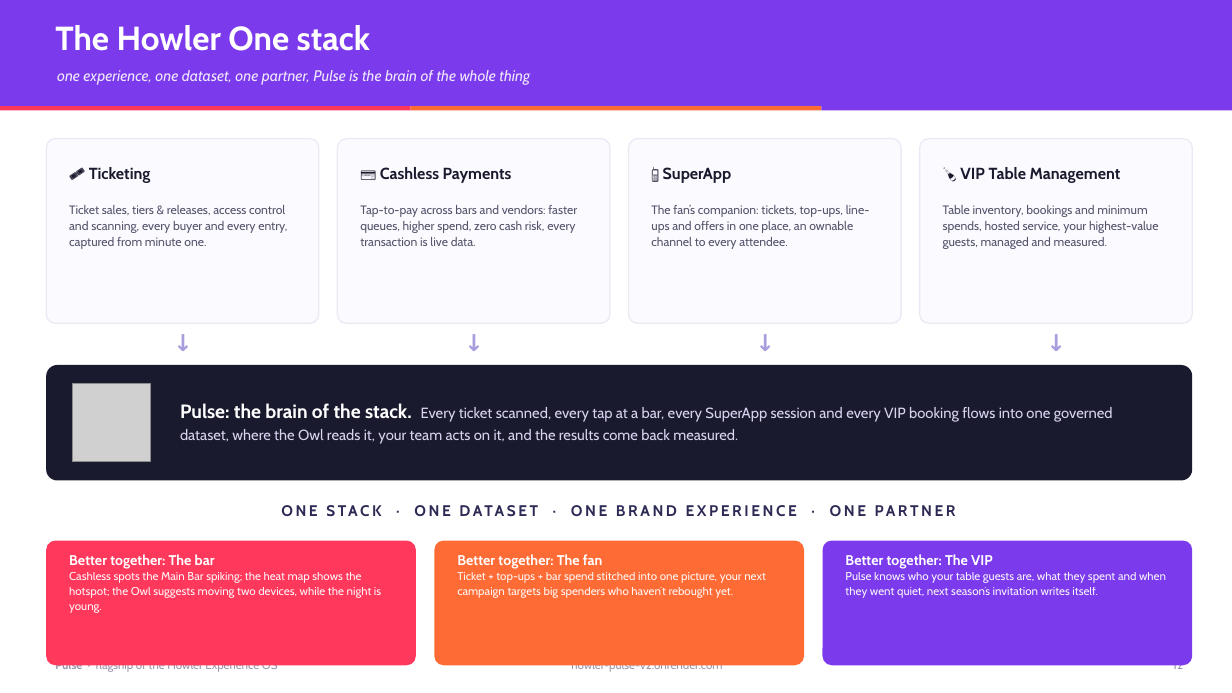
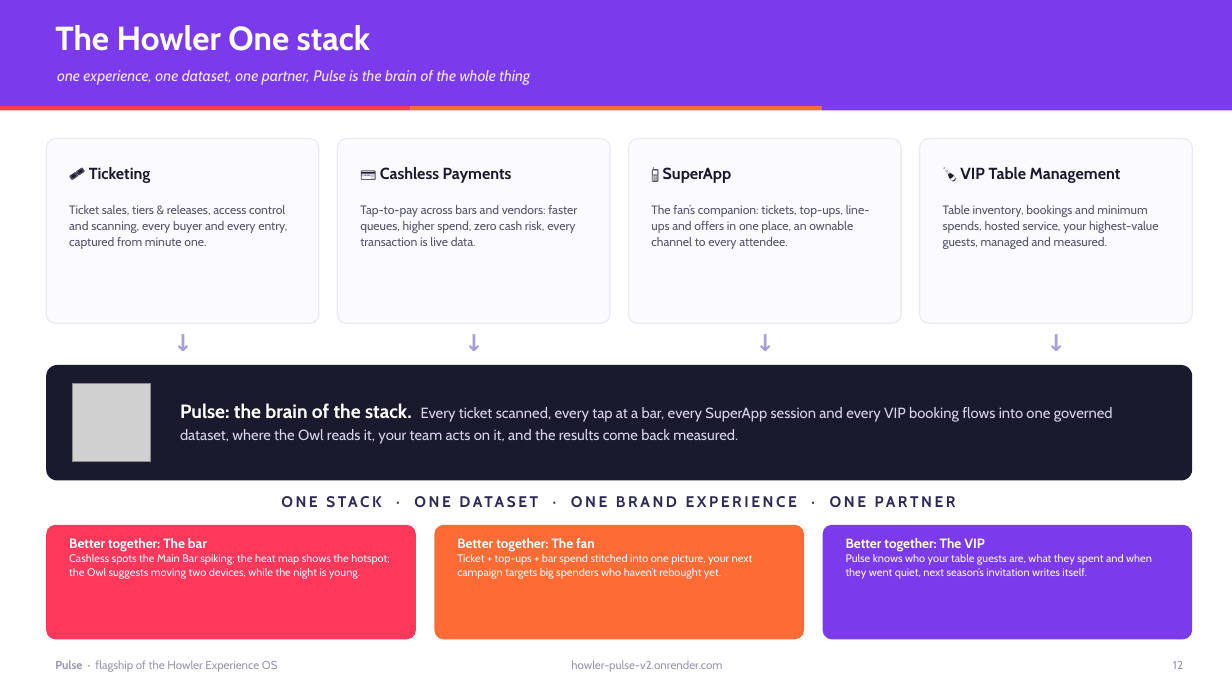
Before and after one commit to Shai-Xai/Shai-looker2, a slide deck: slide 12 of docs/sales-collateral/Pulse-Sales-Deck.pptx. Drawn at 1232x693 pixels with LibreOffice and Linux fonts; fonts in the diff are those of the drawing; grey boxes stand for pictures. Boxes give left, top, right and bottom in pixels: in the first picture for what was removed or moved away, otherwise in the second. Text is boxed around its words. In the diff, an @@ line names an element or a change of style, - is before the commit and + after.

```diff
--- a/docs/sales-collateral/Pulse-Sales-Deck.pptx
+++ b/docs/sales-collateral/Pulse-Sales-Deck.pptx
@@ text "ONE STACK · ONE DATASET ...": place and size @@
-text "ONE STACK · ONE DATASET ..." at (46,492,1192,529)
+text "ONE STACK · ONE DATASET ..." at (46,484,1192,519)
@@ rounded rectangle: place and size @@
-rounded rectangle at (46,541,416,665)
+rounded rectangle at (46,525,416,640)
@@ text "Better together: The bar Cashless ...": place and size @@
-text "Better together: The bar Cashless ..." at (69,554,381,613)
+text "Better together: The bar Cashless ..." at (69,538,390,579)
@@ text "Better together: The bar Cashless ..." at (69,538,390,579): size 11 to 10.5 pt in "Better together: The bar"; size 9 to 8.6 pt in "Cashless spots the Main Bar spiking; the ..."; line spacing 11.5pt to 10.8pt @@
@@ rounded rectangle: place and size @@
-rounded rectangle at (434,541,804,665)
+rounded rectangle at (434,525,804,640)
@@ text "Better together: The fan Ticket ...": place and size @@
-text "Better together: The fan Ticket ..." at (457,554,766,598)
+text "Better together: The fan Ticket ..." at (457,538,753,579)
@@ text "Better together: The fan Ticket ..." at (457,538,753,579): size 11 to 10.5 pt in "Better together: The fan"; size 9 to 8.6 pt in "Ticket + top-ups + bar spend stitched ..."; line spacing 11.5pt to 10.8pt @@
@@ proportions changed in 3 elements at (46,525,416,640), (434,525,804,640), (823,525,1192,640) @@
@@ rounded rectangle: place and size @@
-rounded rectangle at (823,541,1192,665)
+rounded rectangle at (823,525,1192,640)
@@ text "Better together: The VIP Pulse ...": place and size @@
-text "Better together: The VIP Pulse ..." at (845,554,1166,598)
+text "Better together: The VIP Pulse ..." at (846,538,1152,579)
@@ text "Better together: The VIP Pulse ..." at (846,538,1152,579): size 11 to 10.5 pt in "Better together: The VIP"; size 9 to 8.6 pt in "Pulse knows who your table guests are, ..."; line spacing 11.5pt to 10.8pt @@
```
Also in this commit, not shown: 2 other slides changed, 1 other file.
